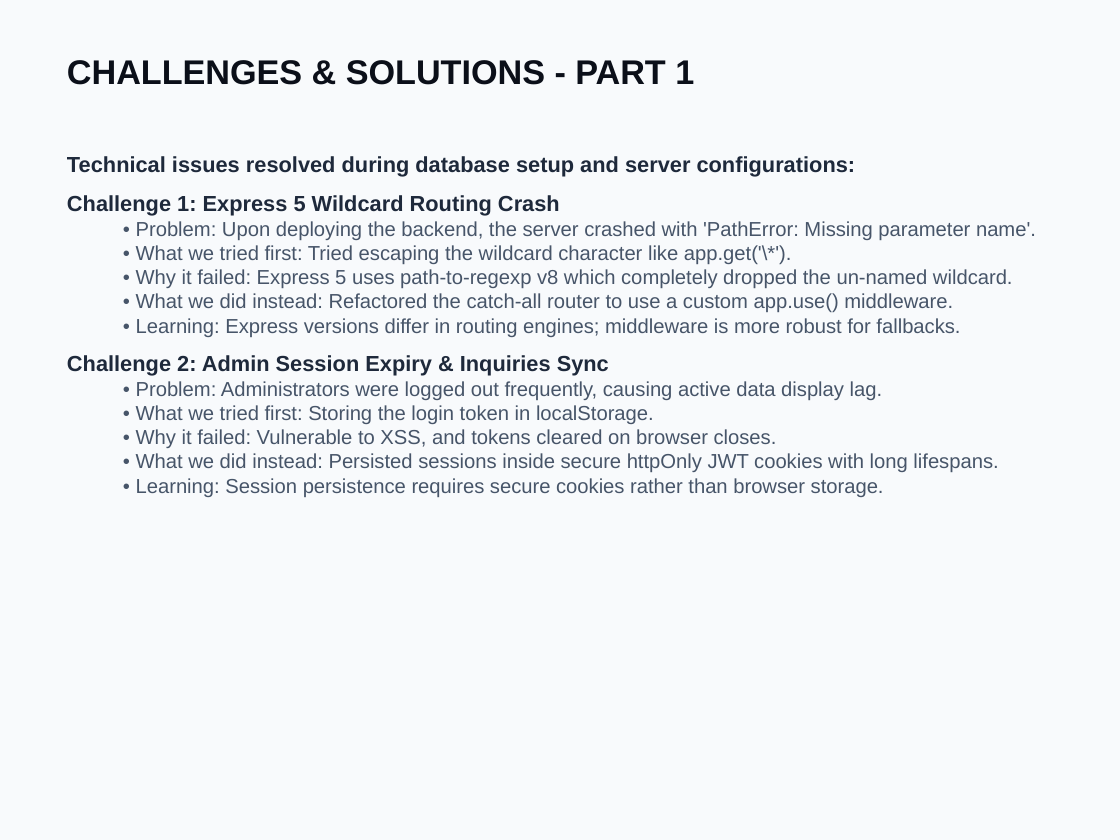
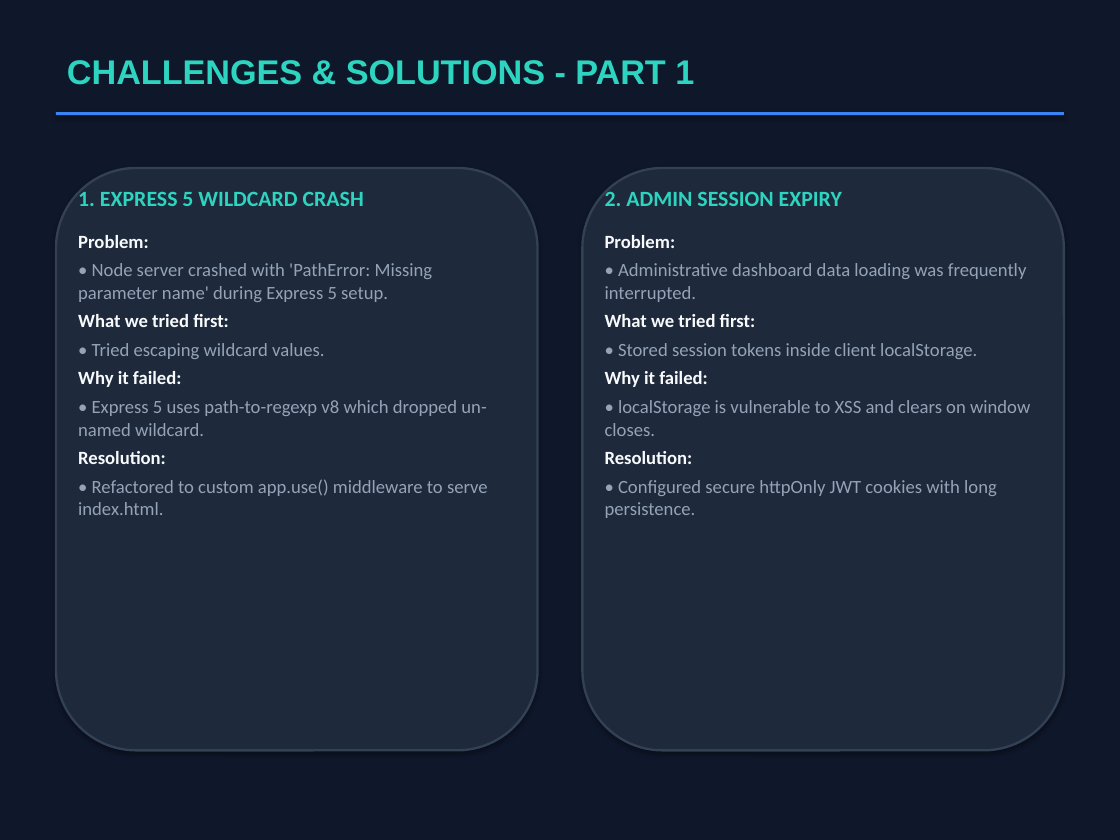
Before and after one commit to naveen7607/vigneshwara-traders, a slide deck: slide 12 of Final Presentation.pptx. Drawn at 1120x840 pixels with LibreOffice and Linux fonts; fonts in the diff are those of the drawing. Boxes give left, top, right and bottom in pixels: in the first picture for what was removed or moved away, otherwise in the second. Text is boxed around its words. In the diff, an @@ line names an element or a change of style, - is before the commit and + after.

Commit message:
docs: redesign Final Presentation with dark tech theme and multi-column layouts

```diff
--- a/Final Presentation.pptx
+++ b/Final Presentation.pptx
@@ background #F8FAFC to #0F172A @@
@@ text "CHALLENGES & SOLUTIONS - PART ..." at (x1=67, y1=60, x2=694, y2=85): text colour #0B0F19 to #2DD4BF @@
@@ rectangle added at (x1=56, y1=112, x2=1064, y2=115), fill #3B82F6 @@
@@ rounded rectangle added at (x1=56, y1=168, x2=538, y2=750), fill #1E293B, outline #334155 1.5 pt @@
@@ text removed at (x1=67, y1=156, x2=1036, y2=497) @@
-Technical issues resolved during database setup and server configurations:
-Challenge 1: Express 5 Wildcard Routing Crash
-  • Problem: Upon deploying the backend, the server crashed with 'PathError: Missing parameter name'.
-  • What we tried first: Tried escaping the wildcard character like app.get('\*').
-  • Why it failed: Express 5 uses path-to-regexp v8 which completely dropped the un-named wildcard.
-  • What we did instead: Refactored the catch-all router to use a custom app.use() middleware.
-  • Learning: Express versions differ in routing engines; middleware is more robust for fallbacks.
-Challenge 2: Admin Session Expiry & Inquiries Sync
-  • Problem: Administrators were logged out frequently, causing active data display lag.
-  • What we tried first: Storing the login token in localStorage.
-  • Why it failed: Vulnerable to XSS, and tokens cleared on browser closes.
-  • What we did instead: Persisted sessions inside secure httpOnly JWT cookies with long lifespans.
-  • Learning: Session persistence requires secure cookies rather than browser storage.
@@ rounded rectangle added at (x1=582, y1=168, x2=1064, y2=750), fill #1E293B, outline #334155 1.5 pt @@
@@ text added at (x1=78, y1=191, x2=488, y2=515), 12 pt, text #94A3B8 @@
+1. EXPRESS 5 WILDCARD CRASH
+Problem:
+• Node server crashed with 'PathError: Missing parameter name' during Express 5 setup.
+What we tried first:
+• Tried escaping wildcard values.
+Why it failed:
+• Express 5 uses path-to-regexp v8 which dropped un-named wildcard.
+Resolution:
+• Refactored to custom app.use() middleware to serve index.html.
@@ text added at (x1=605, y1=191, x2=1030, y2=518), 12 pt, text #94A3B8 @@
+2. ADMIN SESSION EXPIRY
+Problem:
+• Administrative dashboard data loading was frequently interrupted.
+What we tried first:
+• Stored session tokens inside client localStorage.
+Why it failed:
+• localStorage is vulnerable to XSS and clears on window closes.
+Resolution:
+• Configured secure httpOnly JWT cookies with long persistence.
```
Also in this commit, not shown: 7 other slides changed, 8 slides added, 8 slides removed.
